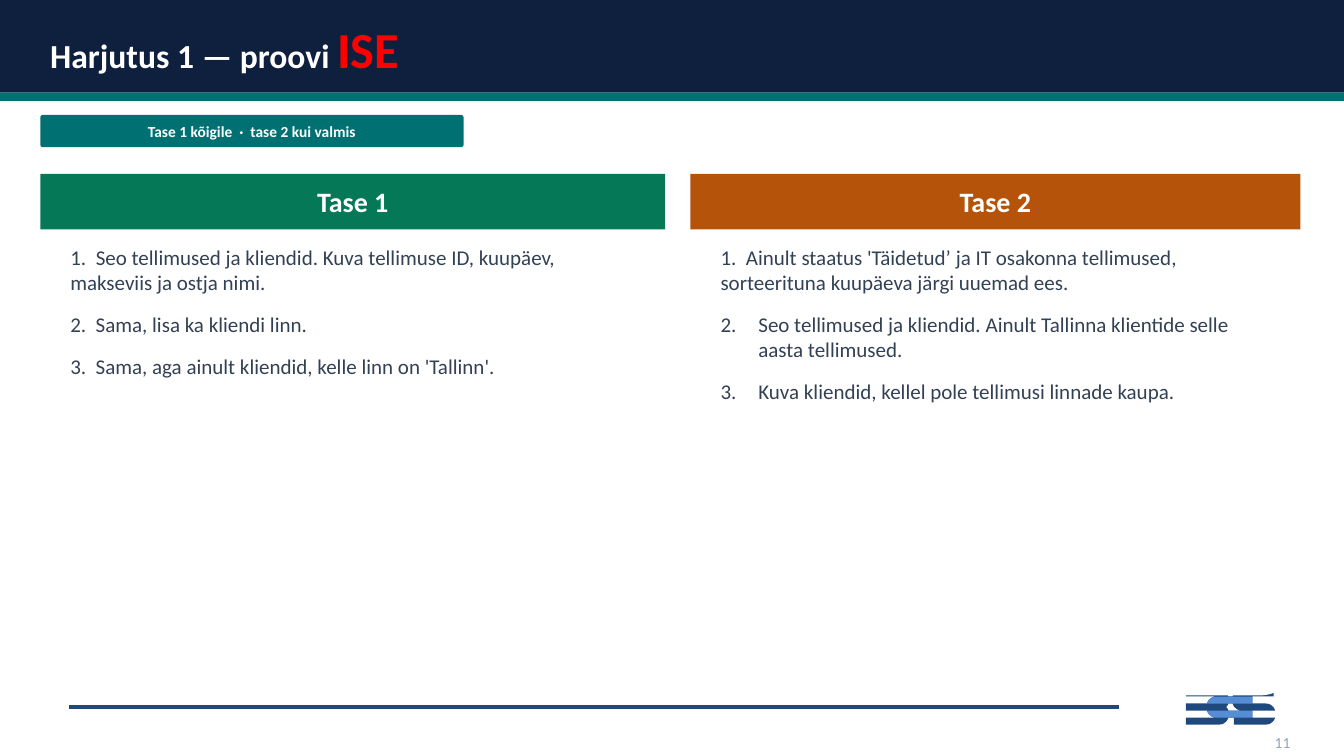
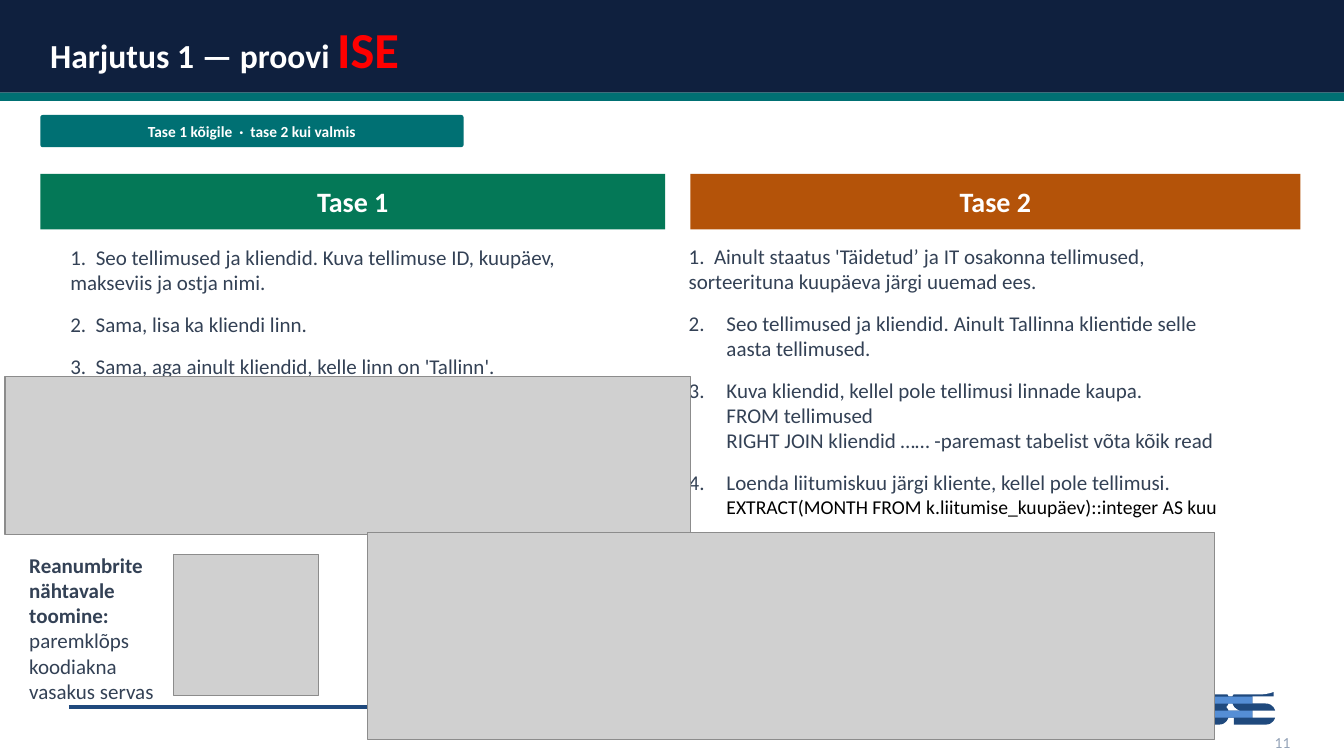
Before and after one commit to emilieabel/andmetarkus, a slide deck: slide 13 of Materjalid/Day8 SQL/8-paev-andmetarkus-esitlus.pptx. Drawn at 1344x756 pixels with LibreOffice and Linux fonts; fonts in the diff are those of the drawing; grey boxes stand for pictures. Boxes give left, top, right and bottom in pixels: in the first picture for what was removed or moved away, otherwise in the second. Text is boxed around its words. In the diff, an @@ line names an element or a change of style, - is before the commit and + after.

Commit message:
k4

```diff
--- a/Materjalid/Day8 SQL/8-paev-andmetarkus-esitlus.pptx
+++ b/Materjalid/Day8 SQL/8-paev-andmetarkus-esitlus.pptx
@@ text "1. Ainult staatus 'Täidetud’ ja ..." moved from (x1=721, y1=250, x2=1229, y2=403) to (x1=689, y1=249, x2=1216, y2=518) @@
@@ picture added at (x1=5, y1=376, x2=691, y2=534) @@
@@ text at (x1=726, y1=383, x2=1216, y2=518): text changed @@
-3. Kuva kliendid, kellel pole tellimusi linnade kaupa.
+3. Kuva kliendid, kellel pole tellimusi linnade kaupa.
+   FROM tellimused
+   RIGHT JOIN kliendid …… -paremast tabelist võta kõik read
+4. Loenda liitumiskuu järgi kliente, kellel pole tellimusi.
+   EXTRACT(MONTH FROM k.liitumise_kuupäev)::integer AS kuu
@@ picture added at (x1=368, y1=532, x2=1215, y2=740) @@
@@ text added at (x1=29, y1=558, x2=154, y2=699), 15 pt, text #334155 @@
+Reanumbrite nähtavale toomine: paremklõps koodiakna vasakus servas
@@ picture added at (x1=174, y1=555, x2=319, y2=696) @@
```
Also in this commit, not shown: 3 other slides changed, 1 slide added, 1 slide removed.
